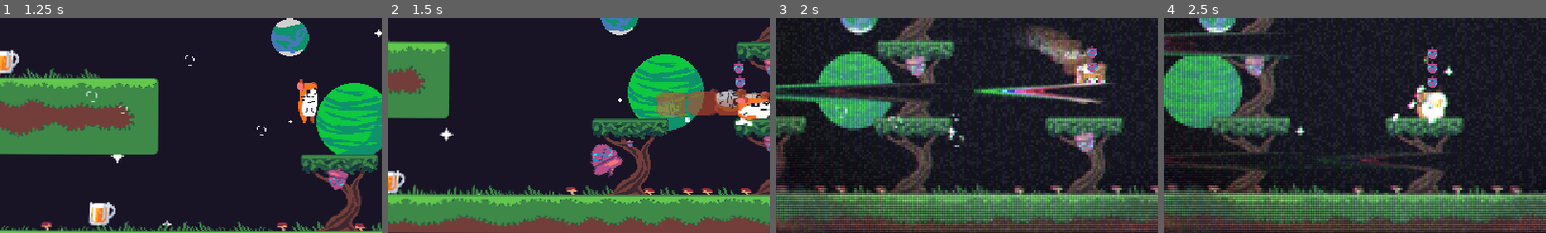
Above: before the commit, frames 1-4 (left to right).
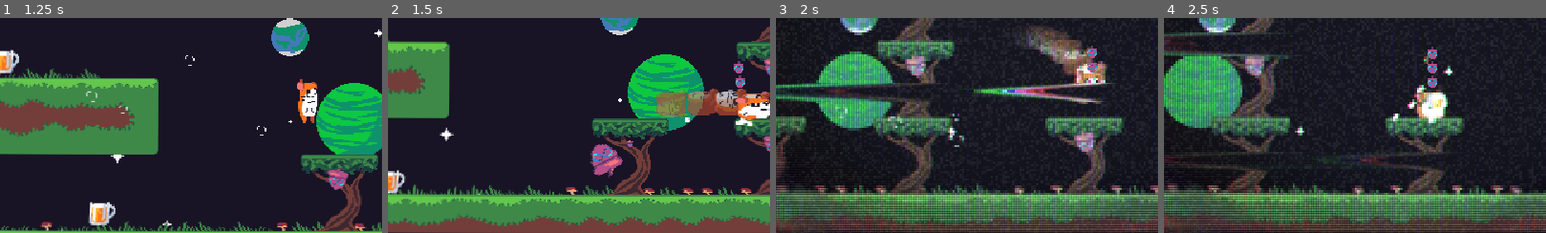
Above: after the commit, the same moments.

Repository: Codex112008/GMTK-2025-Game-Jam
Game: Godot game, scene res://Scenes/Game.tscn
Same seed, same stepped clock (60 frames per second), same inputs: the game is played once before the commit and once after it. Sound files missing from this copy of the repository are replaced by a short silence.
Inputs:
- Up to frame 1 (1.25 s): hold D (right) from 0.53 s (still down); tap Shift (dash) at 0.6 s; tap Space (jump) at 0.77 s
- Up to frame 2 (1.5 s): keep holding D (right); tap Shift (dash) at 1.35 s
- Up to frame 3 (2 s): keep holding D (right); tap Space (jump) at 1.52 s
- Up to frame 4 (2.5 s): release D (right) at 2.03 s; hold A (left) from 2.03 s (still down); tap Shift (dash) at 2.1 s
The pictures show only the part of the screen within x 17-67%, y 41-91%; the shares and areas given below are measured in that part.

Frame 1 is identical in both runs. In frame 2, 0.3% of the frame differs, in the area x 76-98%, y 32-46%; in frame 3, less than 0.1%; in frame 4, nothing differs.

Commit message:
dash sheet fixed

Diff:
--- a/Scenes/Player.tscn
+++ b/Scenes/Player.tscn
@@ -92,7 +92,7 @@
 
 [sub_resource type="CanvasItemMaterial" id="CanvasItemMaterial_pqity"]
 particles_animation = true
-particles_anim_h_frames = 8
+particles_anim_h_frames = 7
 particles_anim_v_frames = 1
 particles_anim_loop = false
 
--- a/Scripts/AnimationManager.gd
+++ b/Scripts/AnimationManager.gd
@@ -17,11 +17,11 @@
 			play("idle")
 			show_cheeks = true;
 		elif !player.is_on_floor():
-			if player.spin_timer.time_left != 0:
+			if player.dash_timer.time_left != 0:
+				play("dash")
+				show_cheeks = false;
+			elif player.spin_timer.time_left != 0:
 				play("spin")
-				show_cheeks = false;
-			elif player.dash_timer.time_left != 0:
-				play("dash")
 				show_cheeks = false;
 			else:
 				if player.velocity.y > 0:
--- a/project.godot
+++ b/project.godot
@@ -51,24 +51,32 @@
 "deadzone": 0.2,
 "events": [Object(InputEventKey,"resource_local_to_scene":false,"resource_name":"","device":-1,"window_id":0,"alt_press …(191 unchanged characters)…
 , Object(InputEventKey,"resource_local_to_scene":false,"resource_name":"","device":-1,"window_id":0,"alt_pressed":false …(186 unchanged characters)…
+, Object(InputEventJoypadMotion,"resource_local_to_scene":false,"resource_name":"","device":-1,"axis":0,"axis_value":-1.0,"script":null)
+, Object(InputEventJoypadButton,"resource_local_to_scene":false,"resource_name":"","device":-1,"button_index":13,"pressure":0.0,"pressed":false,"script":null)
 ]
 }
 right={
 "deadzone": 0.2,
 "events": [Object(InputEventKey,"resource_local_to_scene":false,"resource_name":"","device":-1,"window_id":0,"alt_press …(192 unchanged characters)…
 , Object(InputEventKey,"resource_local_to_scene":false,"resource_name":"","device":-1,"window_id":0,"alt_pressed":false …(186 unchanged characters)…
+, Object(InputEventJoypadMotion,"resource_local_to_scene":false,"resource_name":"","device":-1,"axis":0,"axis_value":1.0,"script":null)
+, Object(InputEventJoypadButton,"resource_local_to_scene":false,"resource_name":"","device":-1,"button_index":14,"pressure":0.0,"pressed":false,"script":null)
 ]
 }
 up={
 "deadzone": 0.2,
 "events": [Object(InputEventKey,"resource_local_to_scene":false,"resource_name":"","device":-1,"window_id":0,"alt_press …(192 unchanged characters)…
 , Object(InputEventKey,"resource_local_to_scene":false,"resource_name":"","device":-1,"window_id":0,"alt_pressed":false …(186 unchanged characters)…
+, Object(InputEventJoypadMotion,"resource_local_to_scene":false,"resource_name":"","device":-1,"axis":1,"axis_value":-1.0,"script":null)
+, Object(InputEventJoypadButton,"resource_local_to_scene":false,"resource_name":"","device":-1,"button_index":11,"pressure":0.0,"pressed":false,"script":null)
 ]
 }
 down={
 "deadzone": 0.2,
 "events": [Object(InputEventKey,"resource_local_to_scene":false,"resource_name":"","device":-1,"window_id":0,"alt_press …(192 unchanged characters)…
 , Object(InputEventKey,"resource_local_to_scene":false,"resource_name":"","device":-1,"window_id":0,"alt_pressed":false …(186 unchanged characters)…
+, Object(InputEventJoypadMotion,"resource_local_to_scene":false,"resource_name":"","device":-1,"axis":1,"axis_value":1.0,"script":null)
+, Object(InputEventJoypadButton,"resource_local_to_scene":false,"resource_name":"","device":-1,"button_index":12,"pressure":0.0,"pressed":false,"script":null)
 ]
 }
 debug_hotkey={
@@ -81,6 +89,9 @@
 "events": [Object(InputEventKey,"resource_local_to_scene":false,"resource_name":"","device":-1,"window_id":0,"alt_press …(195 unchanged characters)…
 , Object(InputEventKey,"resource_local_to_scene":false,"resource_name":"","device":-1,"window_id":0,"alt_pressed":false …(183 unchanged characters)…
 , Object(InputEventKey,"resource_local_to_scene":false,"resource_name":"","device":-1,"window_id":0,"alt_pressed":false …(183 unchanged characters)…
+, Object(InputEventJoypadButton,"resource_local_to_scene":false,"resource_name":"","device":-1,"button_index":2,"pressure":0.0,"pressed":false,"script":null)
+, Object(InputEventJoypadMotion,"resource_local_to_scene":false,"resource_name":"","device":-1,"axis":5,"axis_value":1.0,"script":null)
+, Object(InputEventJoypadButton,"resource_local_to_scene":false,"resource_name":"","device":-1,"button_index":10,"pressure":0.0,"pressed":false,"script":null)
 ]
 }
 
Binary file changed: Sprites/Player/Dash/hamster_dash_sheet.png
Binary file added: Sprites/UI/Loop_ui_empty.png
Not shown, added: Sprites/UI/Loop_ui_empty.png.import
